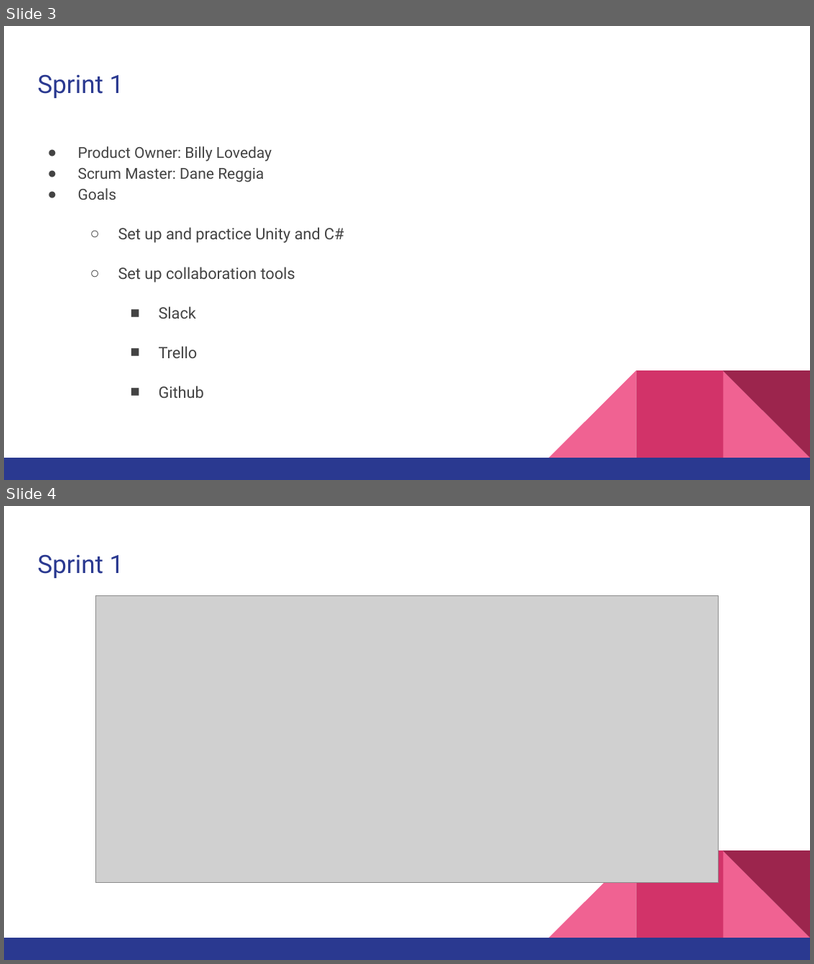
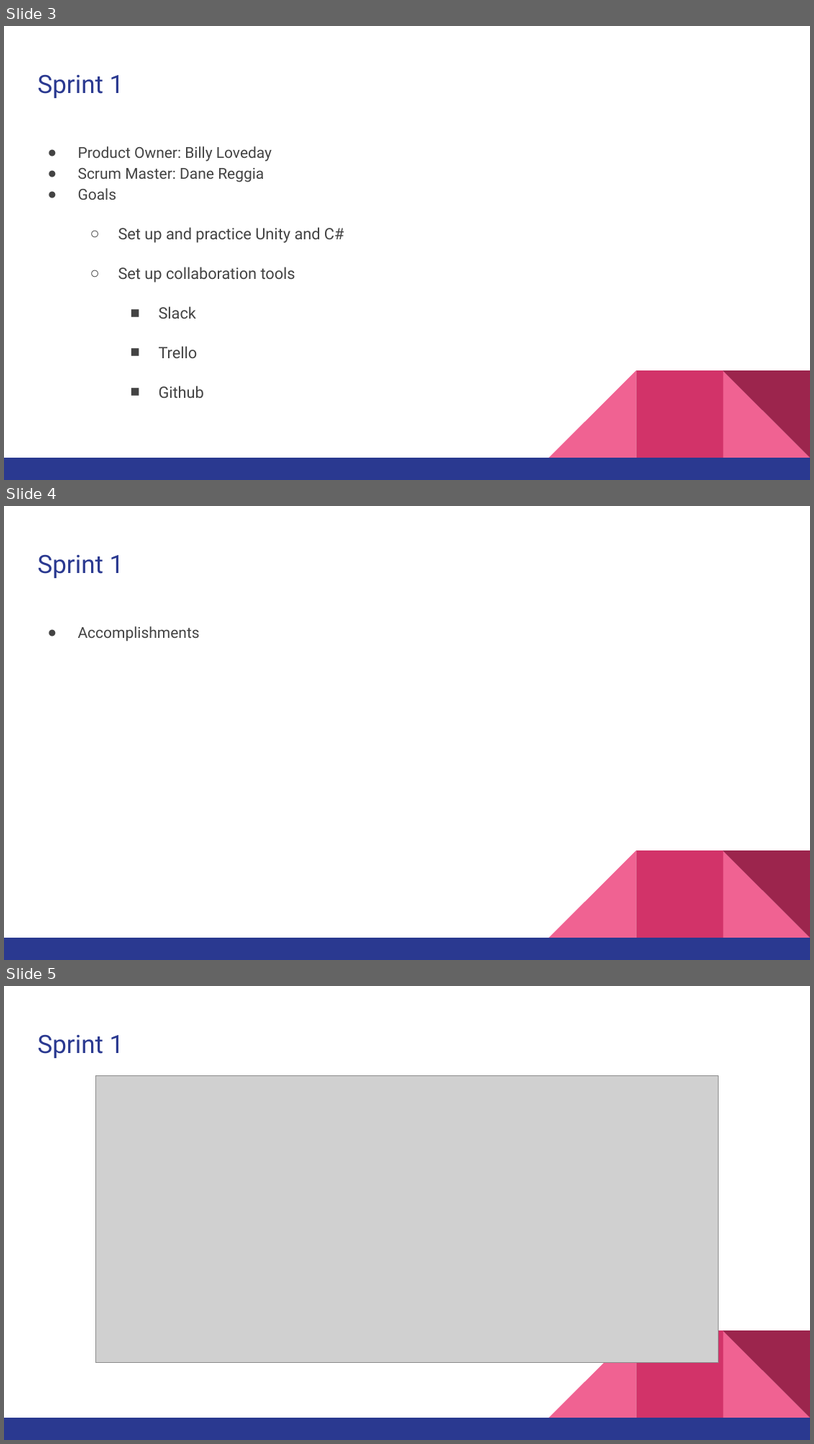
Before and after one commit to w968578/Down2, a slide deck: Documents/Hexscape/Release 1/Release Review Slides - Gabe.pptx. Shown one above the other, each under a label of ours: slides 3 and 4 before the commit, slides 3, 4 and 5 after it. The pictures are 814x964 and 814x1444 pixels, drawn with LibreOffice and Linux fonts; fonts in the diff are those of the drawing; grey boxes stand for pictures. Boxes give left, top, right and bottom in pixels: in the first picture for what was removed or moved away, otherwise in the second. Text is boxed around its words. In the diff, an @@ line names an element or a change of style, - is before the commit and + after.

```diff
--- a/Documents/Hexscape/Release 1/Release Review Slides - Gabe.pptx
+++ b/Documents/Hexscape/Release 1/Release Review Slides - Gabe.pptx
@@ slide 4 added at <box>4,506,810,960</box>, background #FFFFFF; not listed: 5 template elements that a slide beside it also shows @@
@@ title added at <box>38,554,124,578</box>, 30 pt, text #2A3990 @@
+Sprint 1
@@ text added at <box>78,626,200,641</box>, 18 pt, text #434343 @@
+● Accomplishments
@@ what was slide 4 is now slide 5 @@
```
Also in this commit, not shown: 5 other slides added.
